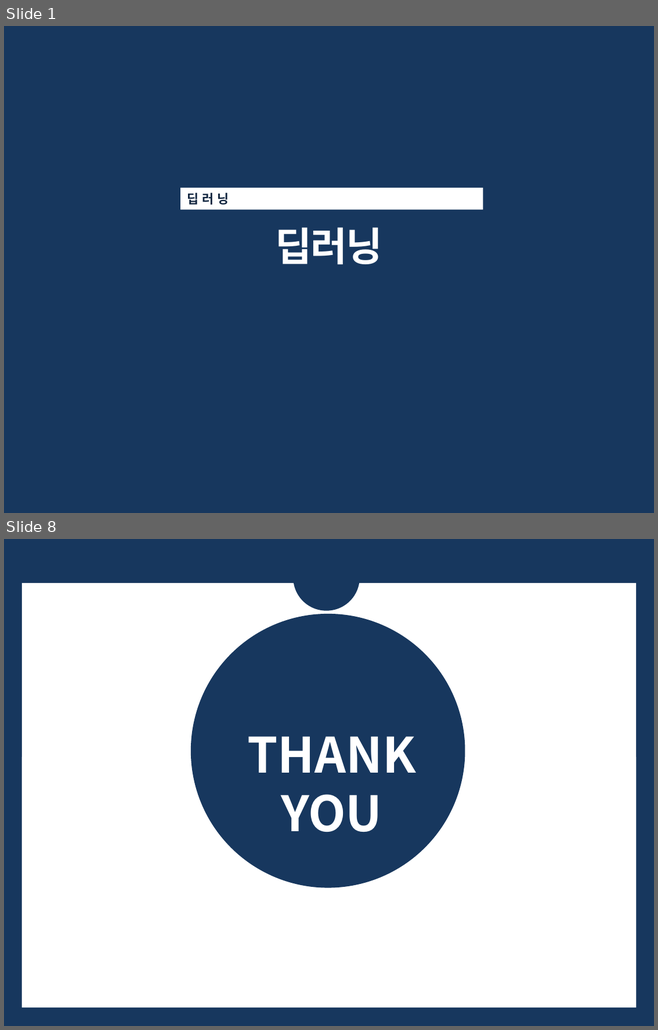
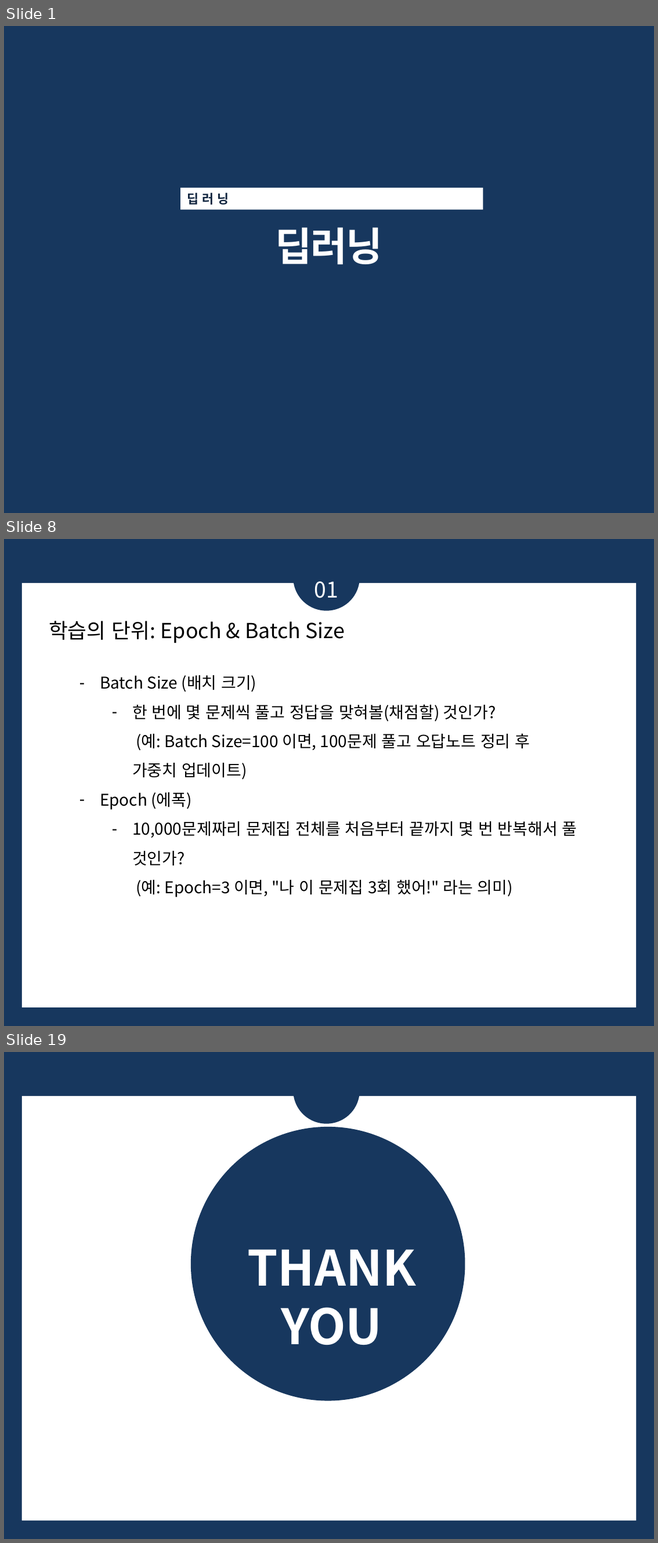
Before and after one commit to bsmoon-86/multicam_2025, a slide deck: PPT/딥러닝.pptx. Shown one above the other, each under a label of ours: slides 1 and 8 before the commit, slides 1, 8 and 19 after it; the slides between them are not shown. The pictures are 658x1030 and 658x1543 pixels, drawn with LibreOffice and Linux fonts; fonts in the diff are those of the drawing. Boxes give left, top, right and bottom in pixels: in the first picture for what was removed or moved away, otherwise in the second. Text is boxed around its words. In the diff, an @@ line names an element or a change of style, - is before the commit and + after.

```diff
--- a/PPT/딥러닝.pptx
+++ b/PPT/딥러닝.pptx
@@ slide 8 added at (4,539,654,1026), background #17375E; not listed: 1 template element that a slide beside it also shows @@
@@ ellipse added at (293,544,360,610), fill #17375E @@
@@ text added at (314,581,338,598), 24 pt, text #FFFFFF @@
+01
@@ text added at (49,621,344,643), 23 pt, text #000000 @@
+학습의 단위: Epoch & Batch Size
@@ text added at (100,675,577,897), 18 pt, text #000000 @@
+– Batch Size (배치 크기)
+  – 한 번에 몇 문제씩 풀고 정답을 맞혀볼(채점할) 것인가?
+    (예: Batch Size=100 이면, 100문제 풀고 오답노트 정리 후 가중치 업데이트)
+– Epoch (에폭)
+  – 10,000문제짜리 문제집 전체를 처음부터 끝까지 몇 번 반복해서 풀 것인가?
+    (예: Epoch=3 이면, "나 이 문제집 3회 했어!" 라는 의미)
@@ what was slide 8 is now slide 19 @@
```
Also in this commit, not shown: 3 slides changed, 13 other slides added, 3 slides removed, 8 other files.
